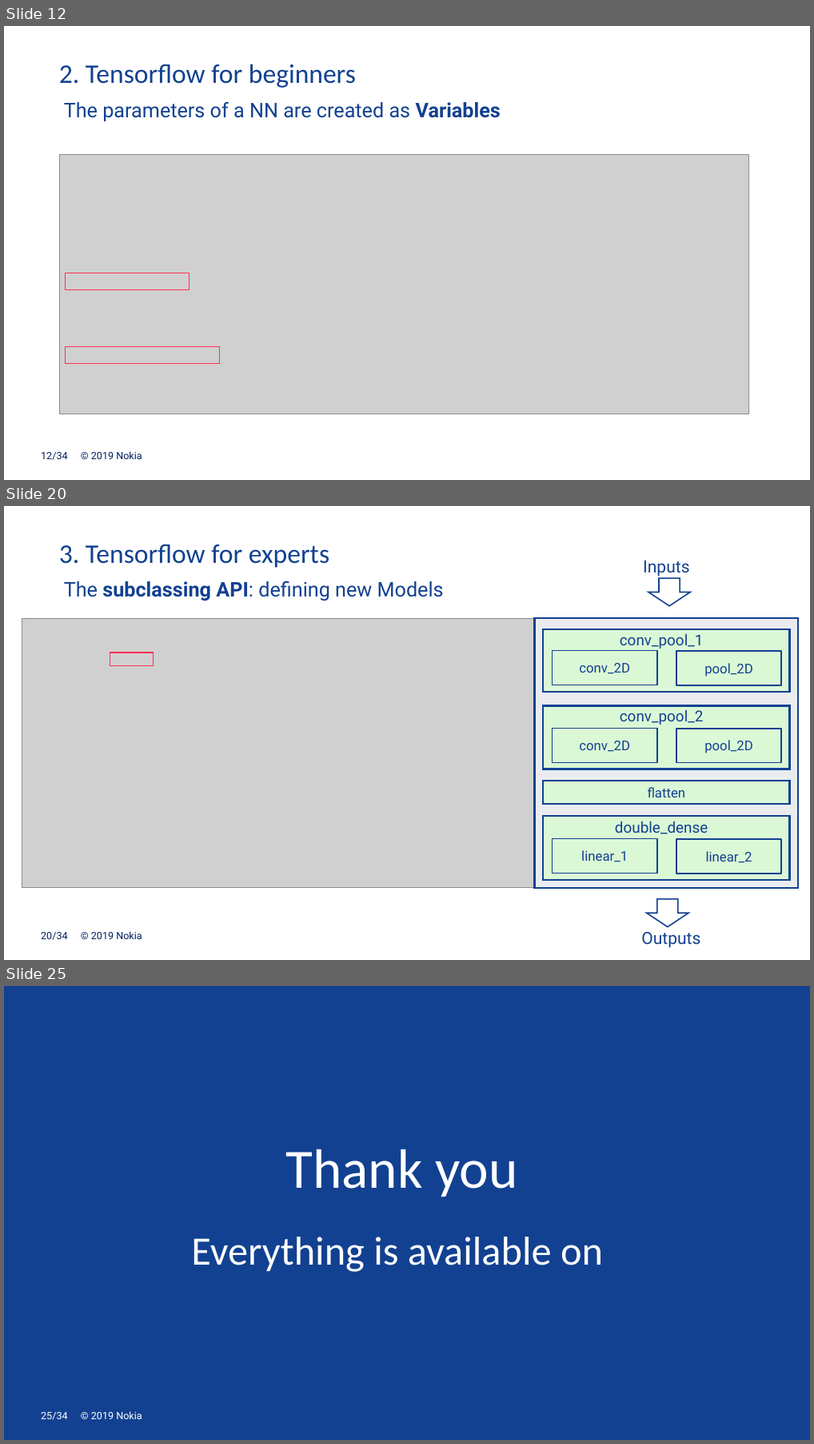
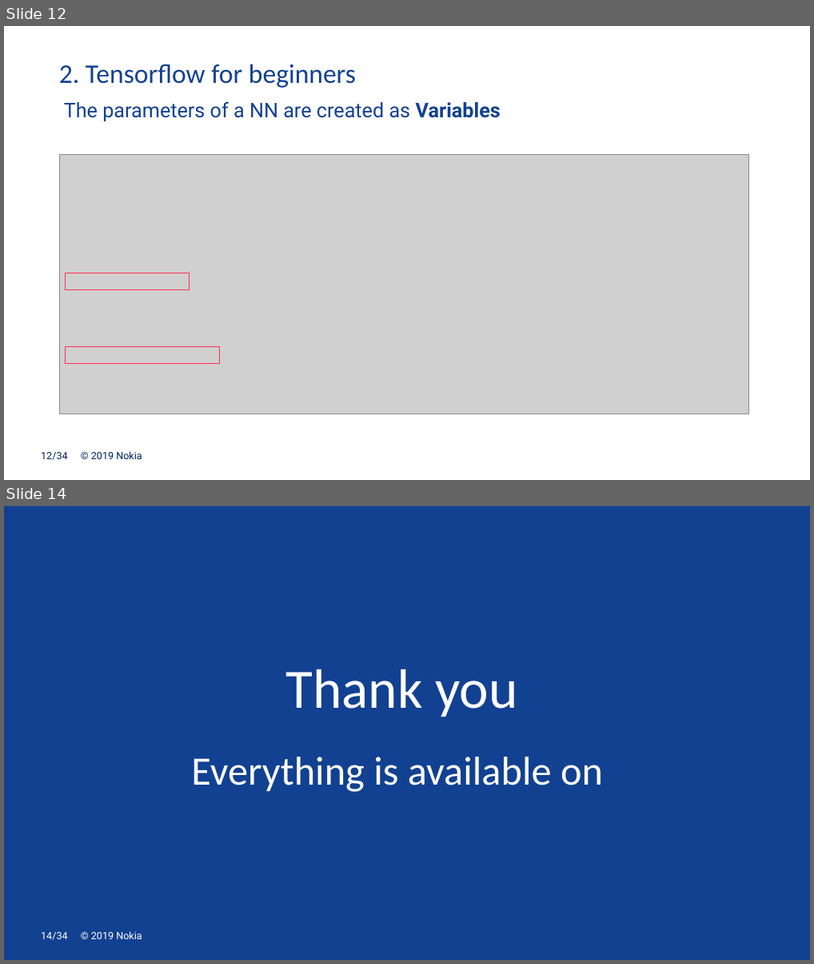
Before and after one commit to mgoutay/ml_course, a slide deck: DL_course_1.pptx. Shown one above the other, each under a label of ours: slides 12, 20 and 25 before the commit, slides 12 and 14 after it; the slides between them are not shown. The pictures are 814x1444 and 814x964 pixels, drawn with LibreOffice and Linux fonts; fonts in the diff are those of the drawing; grey boxes stand for pictures; background and template pictures are left out. Boxes give left, top, right and bottom in pixels: in the first picture for what was removed or moved away, otherwise in the second. Text is boxed around its words. In the diff, an @@ line names an element or a change of style, - is before the commit and + after.

```diff
--- a/DL_course_1.pptx
+++ b/DL_course_1.pptx
@@ slide 20 removed at [4,506,810,960], background #FFFFFF; not listed: 2 template elements that a slide beside it also shows @@
@@ text removed at [59,544,330,568] @@
-3. Tensorflow for experts
@@ text removed at [643,560,690,578] @@
-Inputs
@@ text removed at [64,581,444,601] @@
-The subclassing API: defining new Models
@@ right arrow removed at [649,578,691,606] @@
@@ picture removed at [22,619,600,888] @@
@@ rectangle removed at [535,619,799,888] @@
@@ rectangle removed at [544,629,790,692] @@
@@ text removed at [620,634,704,648] @@
-conv_pool_1
@@ rectangle removed at [110,652,154,666] @@
@@ rectangle removed at [553,651,658,685] @@
-conv_2D
@@ rectangle removed at [677,651,782,685] @@
-pool_2D
@@ rectangle removed at [544,706,790,769] @@
@@ text removed at [620,710,704,724] @@
-conv_pool_2
@@ rectangle removed at [553,728,658,763] @@
-conv_2D
@@ rectangle removed at [677,728,782,763] @@
-pool_2D
@@ rectangle removed at [544,780,790,804] @@
-flatten
@@ rectangle removed at [544,816,790,880] @@
@@ rectangle removed at [553,839,658,873] @@
-linear_1
@@ text removed at [615,821,708,834] @@
-double_dense
@@ rectangle removed at [677,839,782,873] @@
-linear_2
@@ right arrow removed at [647,899,689,927] @@
@@ text removed at [642,932,701,948] @@
-Outputs
@@ what was slide 25 is now slide 14 @@
@@ page number at [41,932,67,940]: text changed @@
-25/34
+14/34
```
Also in this commit, not shown: 1 slide changed, 10 other slides removed, 1 other file.
